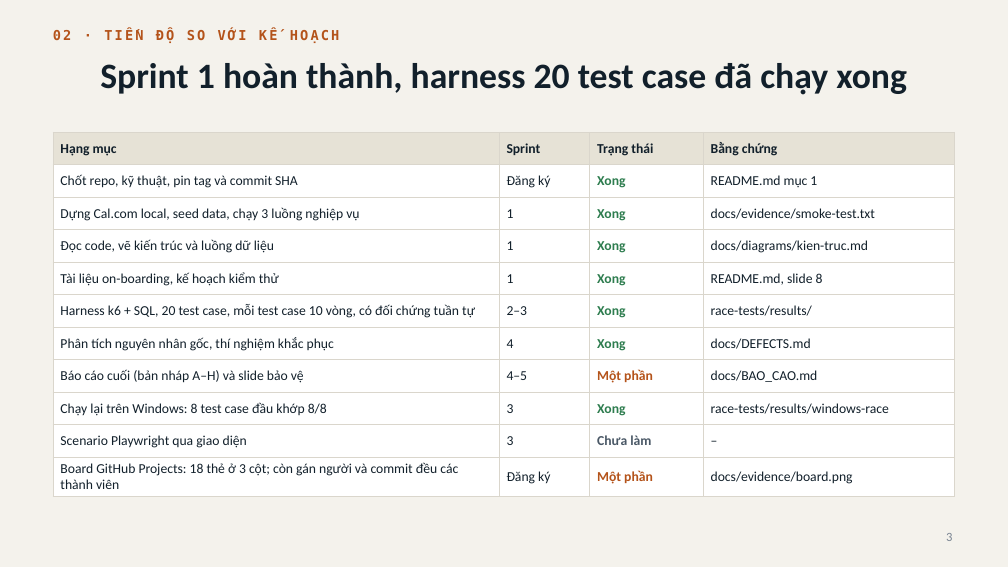
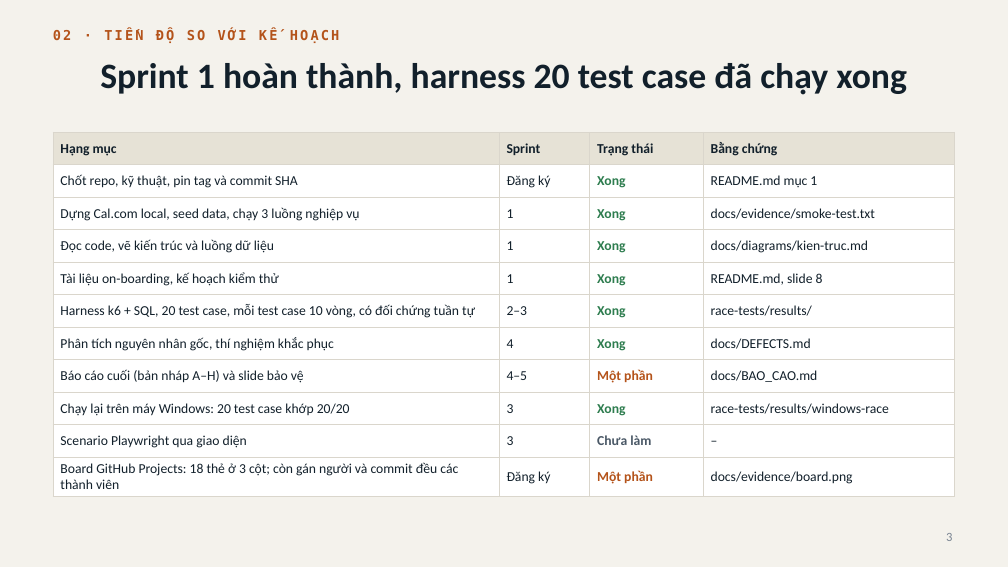
Before and after one commit to 2312741-sudo/kiem_thu_pm, a slide deck: slide 3 of docs/BAO_CAO_GIUA_KY_R05-K15.pptx. Drawn at 1008x567 pixels with LibreOffice and Linux fonts; fonts in the diff are those of the drawing. Boxes give left, top, right and bottom in pixels: in the first picture for what was removed or moved away, otherwise in the second. Text is boxed around its words. In the diff, an @@ line names an element or a change of style, - is before the commit and + after.

```diff
--- a/docs/BAO_CAO_GIUA_KY_R05-K15.pptx
+++ b/docs/BAO_CAO_GIUA_KY_R05-K15.pptx
@@ table at [53, 132, 955, 493] @@
-row 9, column 1: Chạy lại trên Windows: 8 test case đầu khớp 8/8
+row 9, column 1: Chạy lại trên máy Windows: 20 test case khớp 20/20
```
Also in this commit, not shown: 3 other slides changed, 17 other files.
